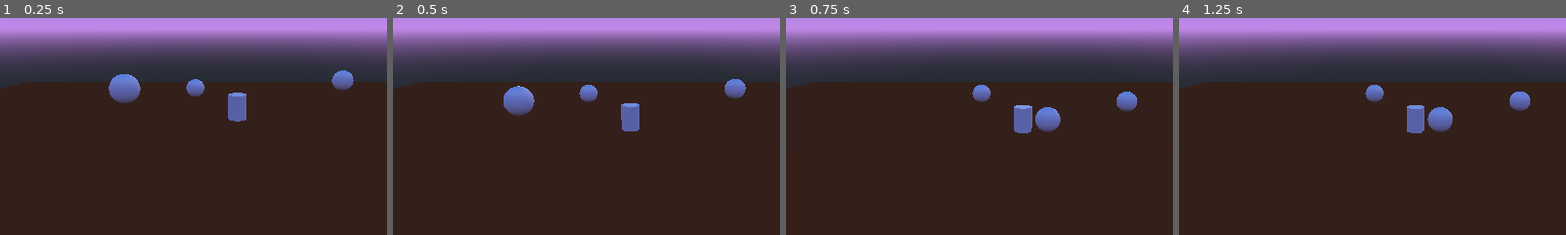
Above: before the commit, frames 1-4 (left to right).
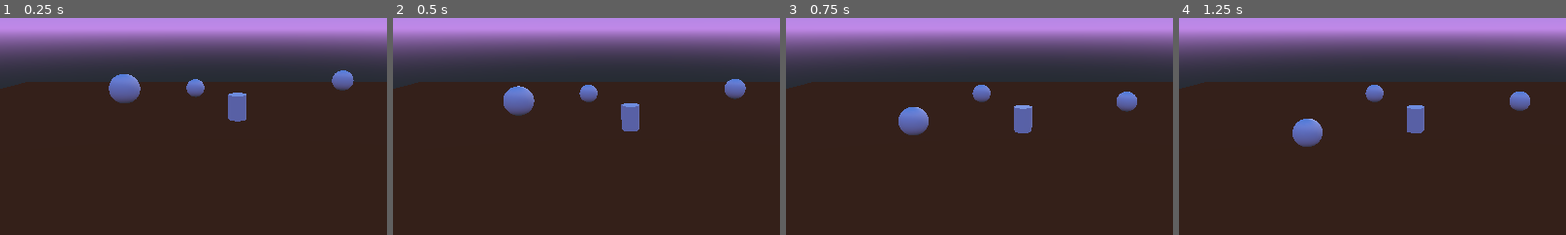
Above: after the commit, the same moments.

Repository: outfrost/ld46
Game: Godot game, scene res://TestScene.tscn
Same seed, same stepped clock (60 frames per second), same inputs: the game is played once before the commit and once after it.
Inputs:
- Up to frame 1 (0.25 s): no input
- Up to frame 2 (0.5 s): no input
- Up to frame 3 (0.75 s): hold D (movement_right, bound only after the commit) from 0.53 s (still down); tap E (item_pickup) at 0.6 s
- Up to frame 4 (1.25 s): keep holding D (movement_right, bound only after the commit)
The pictures show only the part of the screen within x 20-70%, y 28-78%; the shares and areas given below are measured in that part.

Frames 1-2 are identical in both runs. In frame 3, 1.4% of the frame differs, in the area x 29-71%, y 41-55%; in frame 4, 1.4%.
Error after the commit: Attempt to call function 'get_node' in base 'null instance' on a null instance. (res://player/PlayerCharacter.gd:20)

Commit message:
Add player movement

Diff:
--- a/EnvTestScene.tscn
+++ b/EnvTestScene.tscn
@@ -28,7 +28,6 @@
 
 [node name="PlayerCharacter" parent="." instance=ExtResource( 4 )]
 transform = Transform( 1, 0, 0, 0, 1, 0, 0, 0, 1, 0.49535, 2.26648, -8.03181 )
-pickupRadius = 10.0
 
 [node name="SpotLight" type="SpotLight" parent="."]
 transform = Transform( 0.965926, -1.13133e-08, 0.258819, -0.258819, -4.2222e-08, 0.965926, 0, -1, -4.37114e-08, 12.9168, 7.1242, 0.977706 )
--- a/TestScene.tscn
+++ b/TestScene.tscn
@@ -11,6 +11,15 @@
 
 [node name="Camera" type="Camera" parent="."]
 transform = Transform( 1, 0, 0, 0, 0.965926, 0.258819, 0, -0.258819, 0.965926, 0, 8, 16 )
+
+[node name="DebugLabel" type="Label" parent="Camera"]
+margin_right = 500.0
+margin_bottom = 250.0
+size_flags_horizontal = 3
+size_flags_vertical = 3
+__meta__ = {
+"_edit_use_anchors_": false
+}
 
 [node name="WorldEnvironment" type="WorldEnvironment" parent="."]
 environment = ExtResource( 3 )
@@ -28,4 +37,3 @@
 
 [node name="PlayerCharacter" parent="." instance=ExtResource( 4 )]
 transform = Transform( 1, 0, 0, 0, 1, 0, 0, 0, 1, 0.49535, 2.26648, -8.03181 )
-pickupRadius = 10.0
--- a/player/PlayerCharacter.gd
+++ b/player/PlayerCharacter.gd
@@ -1,12 +1,23 @@
 extends RigidBody
 
-# Declare member variables here. Examples:
+const vector_util = preload("res://util/vector_util.gd")
+
+# Declare member variables here.
 export var pickupRadius: float
+export var movementForce: float
+export var maxPlanarSpeed: float
+
+var scene: Node
+var camera: Camera
+var debugLabel: Label
 var carryingNode: Spatial
 var carriedItem: RigidBody = null
 
 # Called when the node enters the scene tree for the first time.
 func _ready():
+	scene = get_tree().get_root().get_child(0)
+	camera = scene.get_node("Camera") as Camera
+	debugLabel = camera.get_node("DebugLabel") as Label
 	carryingNode = get_node("Carrying") as Spatial
 	print_debug(carryingNode)
 
@@ -14,15 +25,30 @@
 #func _process(delta):
 
 func _physics_process(delta):
+	process_movement_inputs()
 	if Input.is_action_just_pressed("item_pickup"):
 		on_item_pickup()
+
+func process_movement_inputs():
+	var forward = vector_util.discard_y(- camera.global_transform.basis.z).normalized()
+	var right = vector_util.discard_y(camera.global_transform.basis.x).normalized()
+	var movementDirection = (
+		right * (Input.get_action_strength("movement_right") - Input.get_action_strength("movement_left"))
+		+ forward * (Input.get_action_strength("movement_forward") - Input.get_action_strength("movement_backward"))
+	).normalized()
+	debugLabel.text = String(movementDirection)
+	self.add_central_force(movementDirection * movementForce)
+	var planarLinearSpeed = vector_util.discard_y(self.linear_velocity).length()
+	if planarLinearSpeed > maxPlanarSpeed:
+		self.linear_velocity.x /= planarLinearSpeed / maxPlanarSpeed
+		self.linear_velocity.z /= planarLinearSpeed / maxPlanarSpeed
 
 func on_item_pickup():
 	if carriedItem != null:
 		return
 	var minDist = 0.0
 	var minDistItem = null
-	var items = get_node("/root/TestScene/Items")
+	var items = scene.get_node("Items")
 	for item in items.get_children():
 		item = item as RigidBody
 		var dist = (item.global_transform.origin - self.global_transform.origin).length()
--- a/player/PlayerCharacter.tscn
+++ b/player/PlayerCharacter.tscn
@@ -13,6 +13,9 @@
 
 [node name="PlayerCharacter" type="RigidBody"]
 script = ExtResource( 1 )
+pickupRadius = 10.0
+movementForce = 10.0
+maxPlanarSpeed = 5.0
 
 [node name="Carrying" type="Spatial" parent="."]
 transform = Transform( 1, 0, 0, 0, 1, 0, 0, 0, 1, 2, 0, 0 )
--- a/project.godot
+++ b/project.godot
@@ -31,6 +31,30 @@
 "events": [ Object(InputEventKey,"resource_local_to_scene":false,"resource_name":"","device":0,"alt":false,"shift":false,"control":false,"meta":false,"command":false,"pressed":false,"scancode":69,"unicode":0,"echo":false,"script":null)
  ]
 }
+movement_forward={
+"deadzone": 0.5,
+"events": [ Object(InputEventKey,"resource_local_to_scene":false,"resource_name":"","device":0,"alt":false,"shift":false,"control":false,"meta":false,"command":false,"pressed":false,"scancode":87,"unicode":0,"echo":false,"script":null)
+, Object(InputEventJoypadMotion,"resource_local_to_scene":false,"resource_name":"","device":0,"axis":1,"axis_value":-1.0,"script":null)
+ ]
+}
+movement_backward={
+"deadzone": 0.5,
+"events": [ Object(InputEventKey,"resource_local_to_scene":false,"resource_name":"","device":0,"alt":false,"shift":false,"control":false,"meta":false,"command":false,"pressed":false,"scancode":83,"unicode":0,"echo":false,"script":null)
+, Object(InputEventJoypadMotion,"resource_local_to_scene":false,"resource_name":"","device":0,"axis":1,"axis_value":1.0,"script":null)
+ ]
+}
+movement_left={
+"deadzone": 0.5,
+"events": [ Object(InputEventKey,"resource_local_to_scene":false,"resource_name":"","device":0,"alt":false,"shift":false,"control":false,"meta":false,"command":false,"pressed":false,"scancode":65,"unicode":0,"echo":false,"script":null)
+, Object(InputEventJoypadMotion,"resource_local_to_scene":false,"resource_name":"","device":0,"axis":0,"axis_value":-1.0,"script":null)
+ ]
+}
+movement_right={
+"deadzone": 0.5,
+"events": [ Object(InputEventKey,"resource_local_to_scene":false,"resource_name":"","device":0,"alt":false,"shift":false,"control":false,"meta":false,"command":false,"pressed":false,"scancode":68,"unicode":0,"echo":false,"script":null)
+, Object(InputEventJoypadMotion,"resource_local_to_scene":false,"resource_name":"","device":0,"axis":0,"axis_value":1.0,"script":null)
+ ]
+}
 
 [rendering]
 
--- /dev/null
+++ b/util/vector_util.gd
@@ -0,0 +1,2 @@
+static func discard_y(v: Vector3) -> Vector3:
+	return Vector3(v.x, 0.0, v.z)
